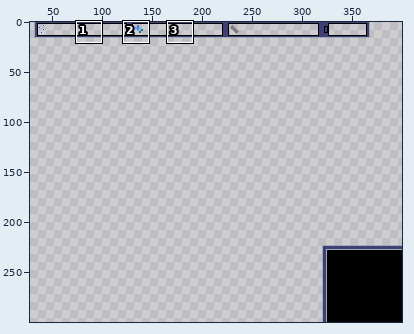
Sprite sheet: data/images/guid.png. The first picture is a wide view before the edit; the outline marks the close-up.
Close-up. First the earlier version:
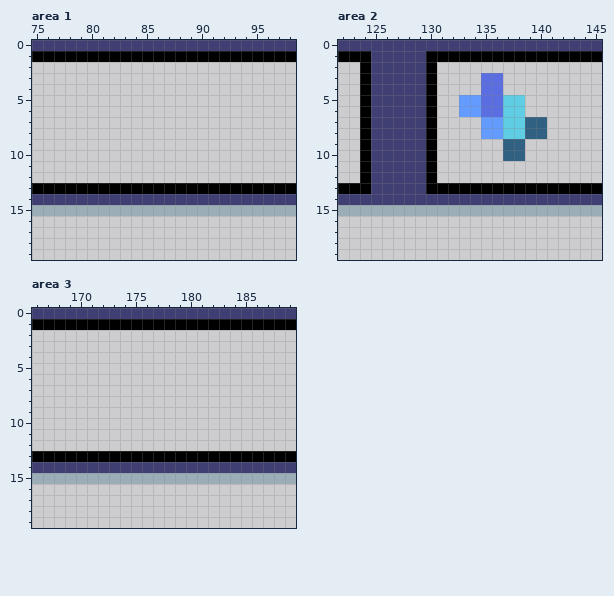
The file is 400x300 pixels. Shown: area 1: x 75..98, y 0..19; area 2: x 122..145, y 0..19; area 3: x 166..189, y 0..19. The wide view leaves out empty margins. The commit also changed other parts of the picture, which this record leaves out.
The same view after the edit:
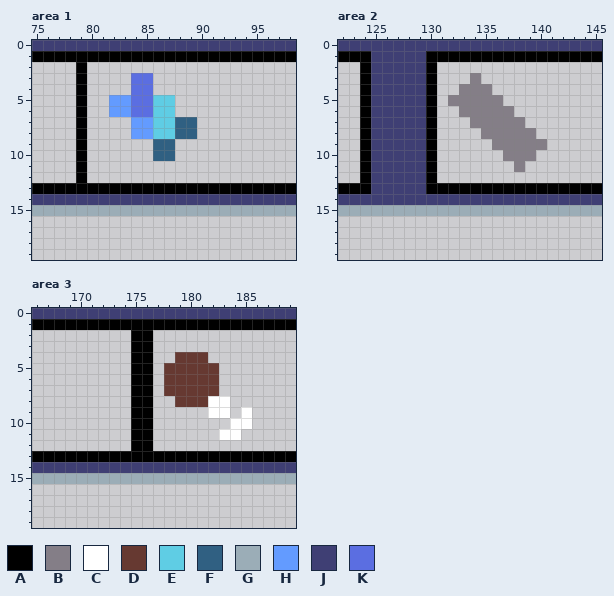
Palette (. is transparent): A #000000  B #847e87  C #ffffff  D #663931  E #5fcde4  F #306082  G #9badb7  H #639bff  J #3f3f74  K #5b6ee1
Diff:
Changed rows in their new state; - is an unchanged pixel.
Area 1:
first column x 79:
 2 A----------
 3 A----KK----
 4 A----KK----
 5 A--HHKKEE--
 6 A--HHKKEE--
 7 A----HHEEFF
 8 A----HHEEFF
 9 A------FF--
10 A------FF--
11 A----------
12 A----------
Area 2:
first column x 132:
 3 --B..----
 4 -BBB.----
 5 BBBBB..--
 6 -BBBBB.--
 7 --BBBBB..
 8 ---BBBBB.
 9 ----BBBBB
10 -----BBB-
11 ------B--
Area 3:
first column x 175:
 2 AA---------
 3 AA---------
 4 AA--DDD----
 5 AA-DDDDD---
 6 AA-DDDDD---
 7 AA-DDDDD---
 8 AA--DDDCC--
 9 AA-----CC-C
10 AA-------CC
11 AA------CC-
12 AA---------
Boxes around the changes in both close-ups, in picture pixels (x1, y1, x2, y2):
added: (76, 62, 197, 183)
changed: (448, 73, 547, 172)
added: (131, 330, 252, 451)
